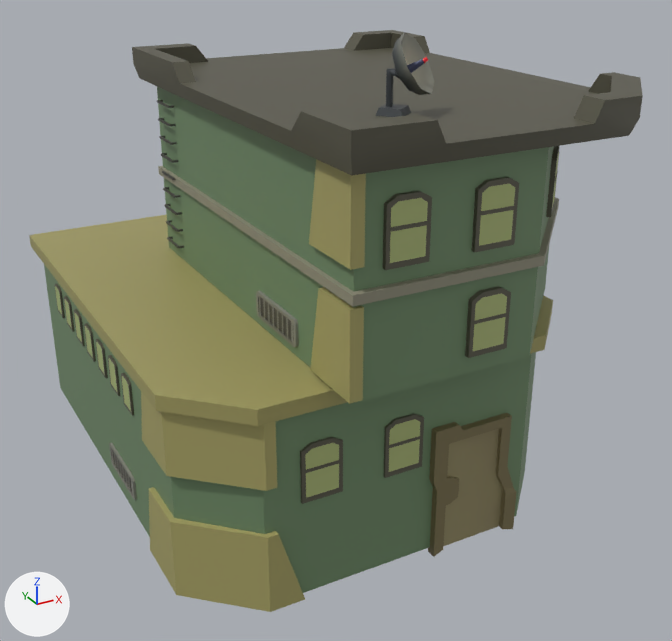
Two versions of the FBX model Assets/Models/Crossing/Crossing_Buildings/Individual_Buildings/SouthWest_House_03.fbx, one commit apart.
One viewpoint serves both versions: a camera (50 mm lens) standing at (-1.045, -1.308, 0.295) and looking at (-0.817, -0.895, 0.088). Arrows for +X, +Y and +Z are at lower left; the lights stay in place. Where no turn or scale is listed for an object, it has been applied to the vertices. Vertices at the same position are counted once.

Objects in the first picture: 'SouthWest_House_03'.
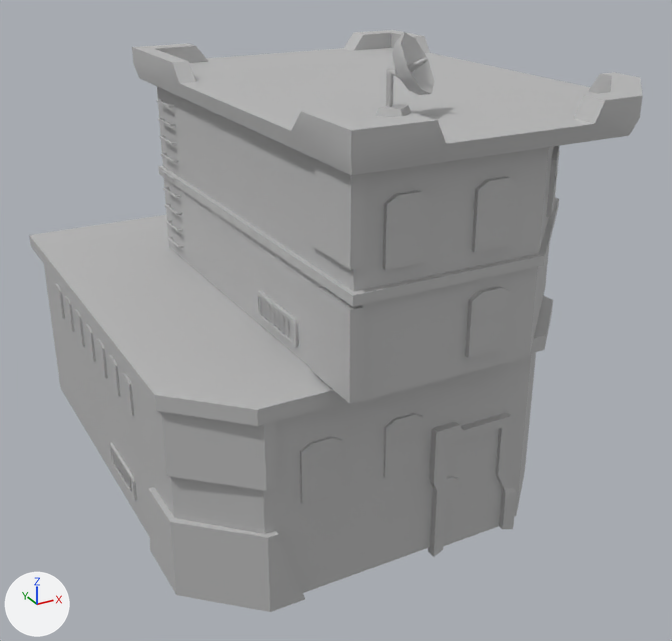
Location of each change, [x1, y1, x2, y2] in pixels of the pictures (672 x 641 px):
part 1 of me_mesh, recoloured
    both: [29, 30, 643, 612]

The change, as a diff of the scene's bpy script:
```diff
--- a/Assets/Models/Crossing/Crossing_Buildings/Individual_Buildings/SouthWest_House_03.fbx.py
+++ b/Assets/Models/Crossing/Crossing_Buildings/Individual_Buildings/SouthWest_House_03.fbx.py
@@ mat_environment_02 @@
+mat_environment_02 = principled_material('Environment_02')
+mat_environment_02.base_color = (0.5, 0.5, 0.5)  # grey #bcbcbc
@@ me_mesh @@
 me_mesh.from_pydata(...)  # 832 vertices, 646 faces; spans x -0.117..0.117, y -0.152..0.152, z -0.126..0.126
 # used by ob_southwest_house_03; location = (-0.8262, -0.8727, 0.123)
-me_mesh.materials.append(mat_light_illuminate3)  # picture img_lights_jpg
+# me_mesh part 1: all 641 faces that had it switch from mat_flatcolorbase3 (picture img_plaza_04_diffuse_jpg) to mat_environment_02 (grey #bcbcbc)
```
